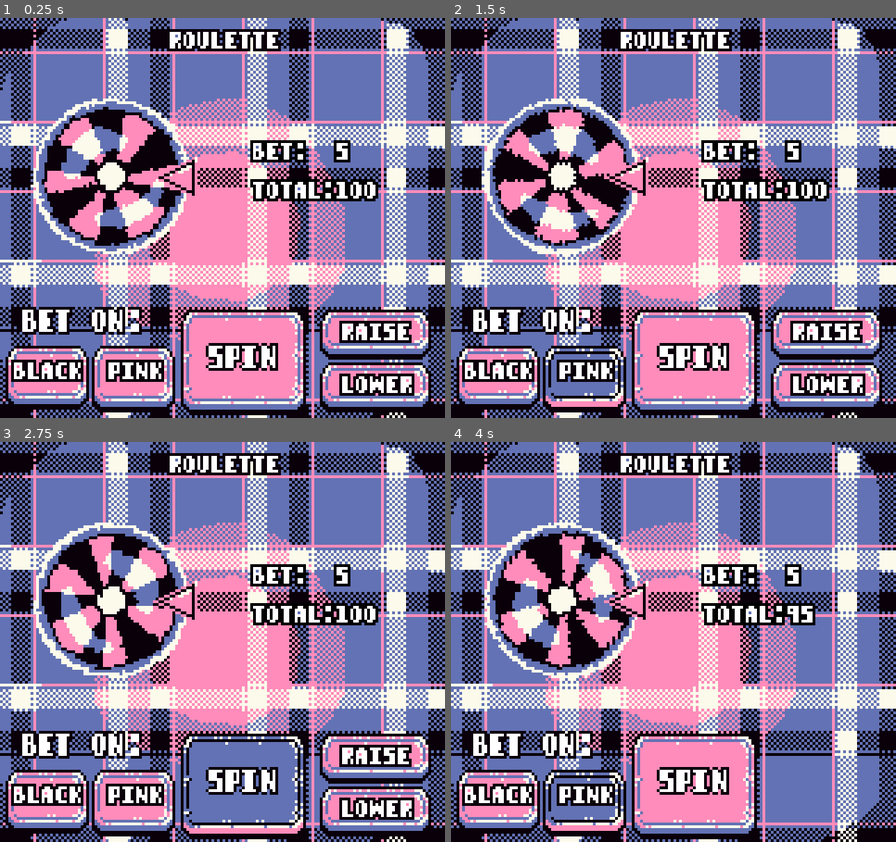
Above: before the commit, frames 1-4 (two rows, left to right).
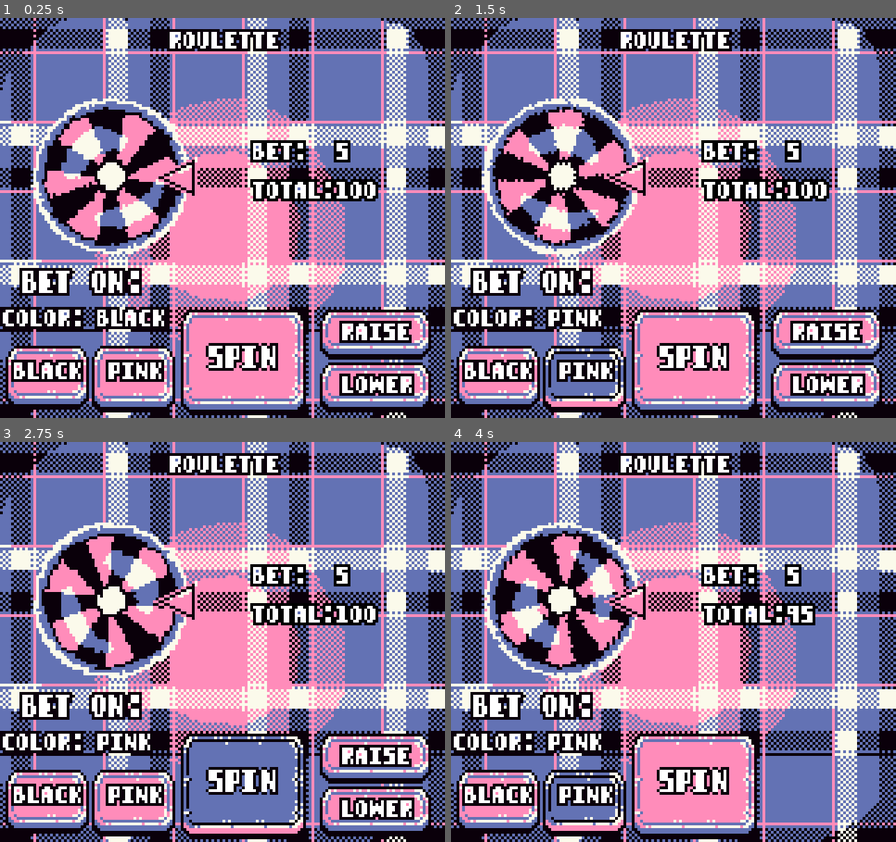
Above: after the commit, the same moments.

Repository: 0xspiderr/gbjam13_gamejam
Game: Godot game, scene res://gambling_minigames/roulette_minigame.tscn
The game is run twice, just before and just after one commit, with the same random seed, the same clock (stepped at 60 frames per second) and the same inputs. This scene is started directly instead of the project's main scene.
Inputs:
- Up to frame 1 (0.25 s): no input
- Up to frame 2 (1.5 s): hold D (right) 0.53-1.28 s; hold Space (interact) 0.53-1.28 s; hold S (down) from 1.28 s (still down); tap Space (interact) at 1.35 s
- Up to frame 3 (2.75 s): release S (down) at 2.03 s; hold D (right) from 2.03 s (still down); hold Space (interact) from 2.03 s (still down)
- Up to frame 4 (4 s): release D (right) at 2.78 s; release Space (interact) at 2.78 s; hold W (up) 2.78-3.53 s; tap Space (interact) at 2.85 s; hold A (left) from 3.53 s (still down); hold Space (interact) from 3.53 s (still down)

The runs differ from the first frame. In frame 1, 2.8% of the frame differs, in the area x 0-40%, y 34-80%; in frame 2, 2.8%; in frame 3, 2.8%; in frame 4, 2.8%.

Commit message:
fixed roulette (fuck roulette my homies hate roulette)

Diff:
--- a/gambling_minigames/roulette.gd
+++ b/gambling_minigames/roulette.gd
@@ -15,11 +15,8 @@
 	arrow = roulette_arrow
 	arrow.Init(wheel)
 
-func ToggleColor():
-	if color == 0:
-		color = 1
-	else:
-		color = 0
+func ToggleColor(col):
+	color = col
 	emit_signal("toggle_color")
 
 func ReturnToggleColor():
--- a/gambling_minigames/roulette_minigame.gd
+++ b/gambling_minigames/roulette_minigame.gd
@@ -10,6 +10,7 @@
 var pinkButton
 var rouletteEngine
 var gameStatus
+var currentColor
 var buttonList
 var currentButton:int
 
@@ -33,10 +34,18 @@
 	gameStatus = $Status
 	buttonList = [blackButton, pinkButton, playButton, betAdjust.find_child("Raise"), betAdjust.find_child("Lower")]
 	currentButton = 0
-	blackButton.disabled = true
+	currentColor = $BetOn/CurrentColor
+	UpdateColorText(0)
 	UpdateBet(5)
 	UpdateTotal(PlayerData.money)
 	rouletteEngine.Init($Roulette, $Arrow)
+
+func UpdateColorText(col):
+	match col:
+		0:
+			currentColor.text = "Color: black"
+		1:
+			currentColor.text = "Color: pink"
 
 func _process(delta: float) -> void:
 	if Input.is_action_just_pressed("left"):
@@ -104,17 +113,23 @@
 func _on_black_pressed() -> void:
 	SoundManager.sfx_stream_player.stream = SoundManager.FLIP_CARD
 	SoundManager.sfx_stream_player.play()
-	rouletteEngine.ToggleColor()
+	rouletteEngine.ToggleColor(0)
 	pinkButton.disabled = false
 	blackButton.disabled = true
+	blackButton.button_pressed = true
+	pinkButton.button_pressed = false
+	UpdateColorText(0)
 
 
 func _on_pink_pressed() -> void:
 	SoundManager.sfx_stream_player.stream = SoundManager.FLIP_CARD
 	SoundManager.sfx_stream_player.play()
-	rouletteEngine.ToggleColor()
+	rouletteEngine.ToggleColor(1)
 	pinkButton.disabled = true
 	blackButton.disabled = false
+	pinkButton.button_pressed = true
+	blackButton.button_pressed = false
+	UpdateColorText(1)
 
 
 func _on_sfx_cooldown_timeout() -> void:
--- a/gambling_minigames/roulette_minigame.tscn
+++ b/gambling_minigames/roulette_minigame.tscn
@@ -33,7 +33,7 @@
 
 [sub_resource type="LabelSettings" id="LabelSettings_awuun"]
 font_size = 20
-outline_size = 3
+outline_size = 5
 outline_color = Color(0.0588235, 0.0156863, 0.0588235, 1)
 
 [sub_resource type="LabelSettings" id="LabelSettings_svqt3"]
@@ -134,13 +134,13 @@
 [node name="CollisionPoints" type="Node2D" parent="Roulette"]
 
 [node name="Slice" type="Area2D" parent="Roulette/CollisionPoints" groups=["roulette_slice_pink"]]
-position = Vector2(16, -2)
+position = Vector2(15.4333, -3.175)
 
 [node name="CollisionShape2D" type="CollisionShape2D" parent="Roulette/CollisionPoints/Slice"]
 shape = SubResource("CircleShape2D_se6ef")
 
 [node name="Slice2" type="Area2D" parent="Roulette/CollisionPoints" groups=["roulette_slice_black"]]
-position = Vector2(13, -10)
+position = Vector2(12.1, -9.84167)
 
 [node name="CollisionShape2D" type="CollisionShape2D" parent="Roulette/CollisionPoints/Slice2"]
 shape = SubResource("CircleShape2D_se6ef")
@@ -194,13 +194,13 @@
 shape = SubResource("CircleShape2D_se6ef")
 
 [node name="Slice11" type="Area2D" parent="Roulette/CollisionPoints" groups=["roulette_slice_pink"]]
-position = Vector2(12, 12)
+position = Vector2(11.2667, 11.825)
 
 [node name="CollisionShape2D" type="CollisionShape2D" parent="Roulette/CollisionPoints/Slice11"]
 shape = SubResource("CircleShape2D_se6ef")
 
 [node name="Slice12" type="Area2D" parent="Roulette/CollisionPoints" groups=["roulette_slice_black"]]
-position = Vector2(16, 4)
+position = Vector2(16.2667, 4.325)
 
 [node name="CollisionShape2D" type="CollisionShape2D" parent="Roulette/CollisionPoints/Slice12"]
 shape = SubResource("CircleShape2D_se6ef")
@@ -225,12 +225,20 @@
 
 [node name="Text" type="Label" parent="BetOn"]
 offset_left = 2.0
-offset_top = -11.0
-offset_right = 39.0
-offset_bottom = 6.0
+offset_top = -25.0
+offset_right = 45.0
+offset_bottom = -8.0
 text = "Bet on:"
 label_settings = SubResource("LabelSettings_awuun")
 horizontal_alignment = 1
+
+[node name="CurrentColor" type="Label" parent="BetOn"]
+offset_left = -5.0
+offset_top = -10.0
+offset_right = 59.0
+offset_bottom = 3.0
+text = " color: pink"
+label_settings = SubResource("LabelSettings_svqt3")
 
 [node name="Black" type="Button" parent="BetOn"]
 clip_contents = true
@@ -262,6 +270,7 @@
 icon_alignment = 1
 
 [node name="Label" type="Label" parent="BetOn/Pink"]
+layout_mode = 0
 offset_left = 2.405
 offset_top = 1.115
 offset_right = 28.405
Binary file changed: gambling_assets/roulette_wheel.png
